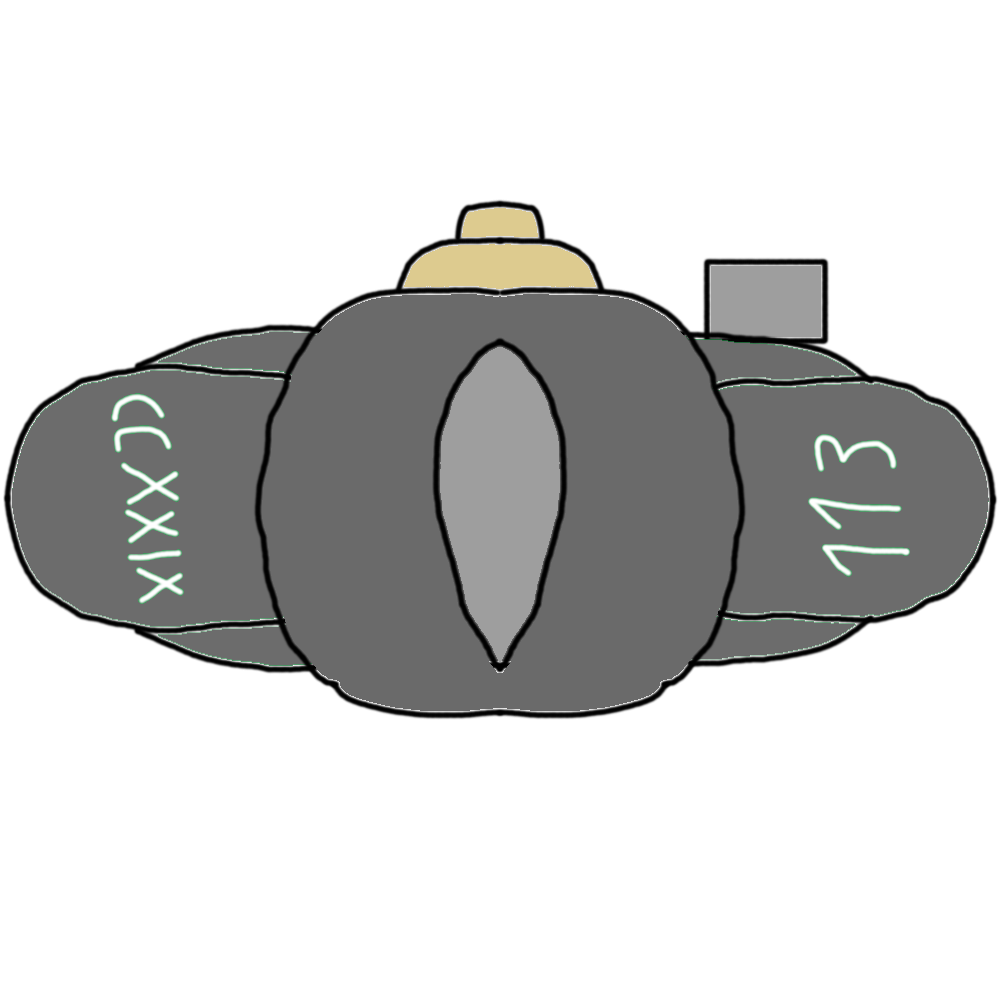
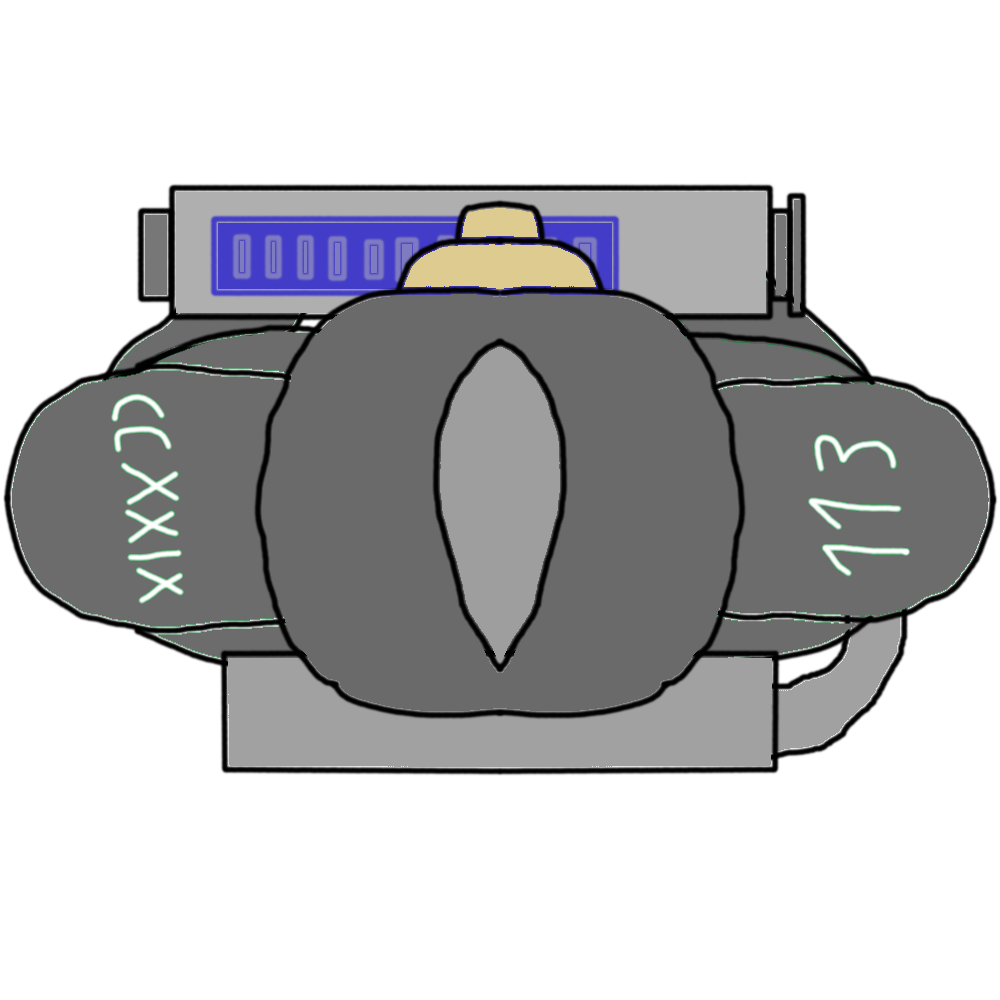
Layered file, before and after one edit (w=1000, h=1000). Changes by layer:
pixels changed over box(101, 183, 909, 776) (layer not identified)
